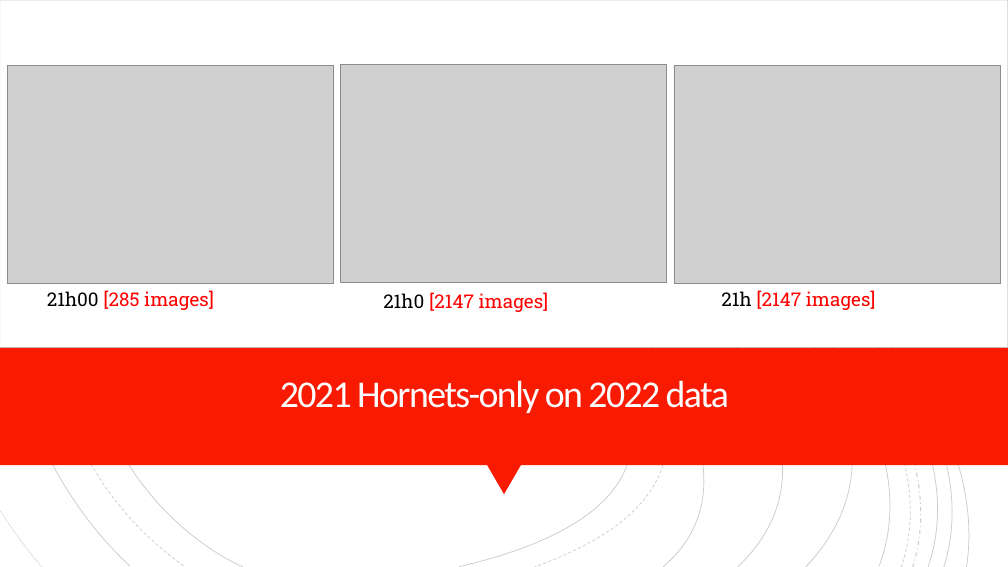
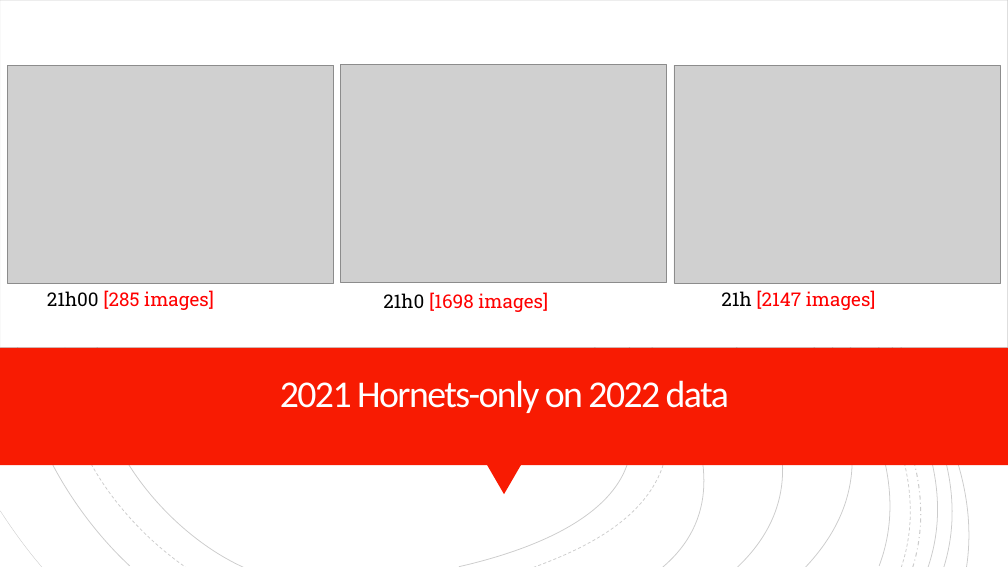
Before and after one commit to andrw3000/vespai, a slide deck: slide 9 of manuals/slides/slides-220912-results/VespAI-results.pptx. Drawn at 1008x567 pixels with LibreOffice and Linux fonts; fonts in the diff are those of the drawing; grey boxes stand for pictures. Boxes give left, top, right and bottom in pixels: in the first picture for what was removed or moved away, otherwise in the second. Text is boxed around its words. In the diff, an @@ line names an element or a change of style, - is before the commit and + after.

```diff
--- a/manuals/slides/slides-220912-results/VespAI-results.pptx
+++ b/manuals/slides/slides-220912-results/VespAI-results.pptx
@@ text at box(383, 292, 548, 312): text changed @@
-21h0 [2147 images]
+21h0 [1698 images]
```
Also in this commit, not shown: 3 other slides changed, 1 other file.
